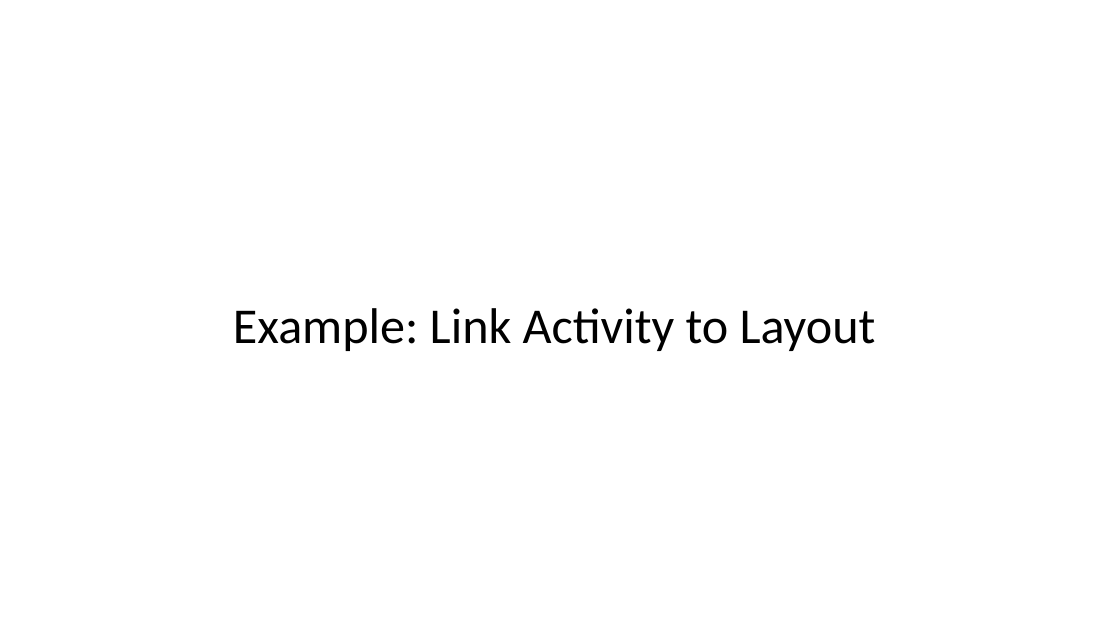
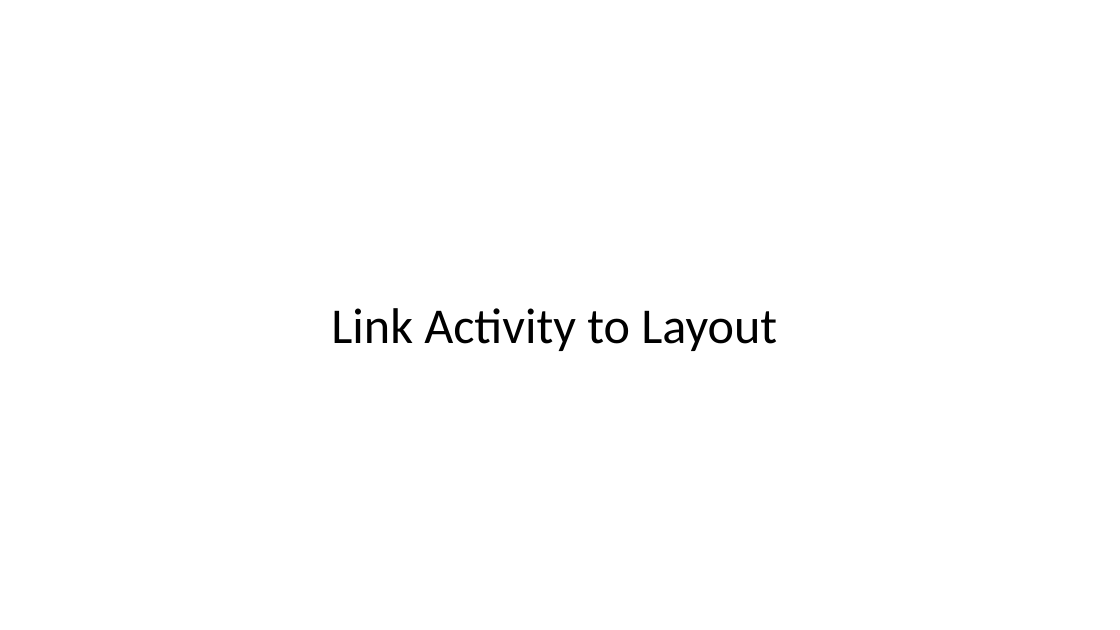
Before and after one commit to Batch-xx/Android-Lunch-Learn, a slide deck: slide 35 of slides/Android Studio_Activities_Fragments.pptx (slide 34 before the commit). Drawn at 1120x630 pixels with LibreOffice and Linux fonts; fonts in the diff are those of the drawing; background and template pictures are left out. Boxes give left, top, right and bottom in pixels: in the first picture for what was removed or moved away, otherwise in the second. Text is boxed around its words. In the diff, an @@ line names an element or a change of style, - is before the commit and + after.

```diff
--- a/slides/Android Studio_Activities_Fragments.pptx
+++ b/slides/Android Studio_Activities_Fragments.pptx
@@ text at [331, 308, 777, 351]: text changed @@
-Example: Link Activity to Layout
+Link Activity to Layout
```
Also in this commit, not shown: 11 other slides changed, 1 slide added, 1 slide removed, 3 other files.
